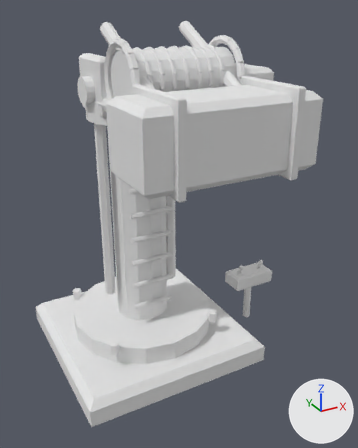
What one commit did to the FBX model Assets/Resources/City/Port/CraneBase.fbx.
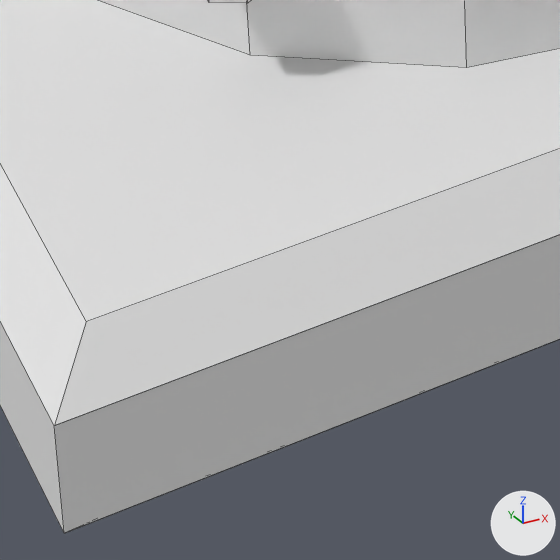
The first picture shows the older version from a 50 mm camera at (-2.65, -5.99, 4.94) aimed at (0.34, -0.55, 2.22). The close-ups show the older and then the newer version on the part from 23% to 44% of the width and 79% to 96% of the height of that picture. Only the edits that show in the close-ups are written down. Lighting does not change. The marker at lower right points along +X, +Y and +Z. The close-ups show mesh edges as thin lines. Where no turn or scale is listed for an object, it has been applied to the vertices. Vertices at exactly the same position are counted once.

The older version as bpy lines, for what is in view:
```python
me_cranebasevisible__concretewall = bpy.data.meshes.new('CraneBaseVisible__ConcreteWall')
me_cranebasevisible__concretewall.from_pydata([(-1.35, -1.35, 0.1), (1.35, -1.35, 0.1), (1.35, -1.35, 0.34), (-1.35, -1.35, 0.34), (1.35, 1.35, 0.1), (1.35, 1.35, 0.34), (-1.35, 1.35, 0.1), (-1.35, 1.35, 0.34)], [], [(0, 1, 2, 3), (1, 4, 5, 2), (4, 6, 7, 5), (6, 0, 3, 7)])
me_cranebasevisible__concretewall.materials.append(mat_portvertexpaint)  # white #e7e7e7
me_cranebasevisible__plain = bpy.data.meshes.new('CraneBaseVisible__Plain')
me_cranebasevisible__plain.from_pydata(...)  # a 6-sided cylinder along z spanning x -0.84..-0.72, y -0.85..-0.71, z 0.65..0.8; a 6-sided cylinder along z spanning x -0.84..-0.72, y 0.71..0.85, z 0.65..0.8; a 6-sided cylinder along z spanning x 0.72..0.84, y -0.85..-0.71, z 0.65..0.8; a 6-sided cylinder along z spanning x 0.72..0.84, y 0.71..0.85, z 0.65..0.8
me_cranebasevisible__plain.materials.append(mat_portvertexpaint)  # white #e7e7e7
me_cranebasevisible__steeldark = bpy.data.meshes.new('CraneBaseVisible__SteelDark')
me_cranebasevisible__steeldark.from_pydata(...)  # 404 vertices, 266 faces; spans x -1.05..2.16, y -1.05..1.05, z 0.0..3.72
me_cranebasevisible__steeldark.materials.append(mat_portvertexpaint)  # white #e7e7e7
ob_cranebasevisible__concretewall = bpy.data.objects.new('CraneBaseVisible__ConcreteWall', me_cranebasevisible__concretewall)
ob_cranebasevisible__concretewall.location = (0.0, 0.0, 0.0)
ob_cranebasevisible__plain = bpy.data.objects.new('CraneBaseVisible__Plain', me_cranebasevisible__plain)
ob_cranebasevisible__plain.location = (0.0, 0.0, 0.0)
ob_cranebasevisible__steeldark = bpy.data.objects.new('CraneBaseVisible__SteelDark', me_cranebasevisible__steeldark)
ob_cranebasevisible__steeldark.location = (0.0, 0.0, 0.0)
# also in view: 'CraneBaseVisible__Concrete' at (0.0, 0.0, 0.22)
```
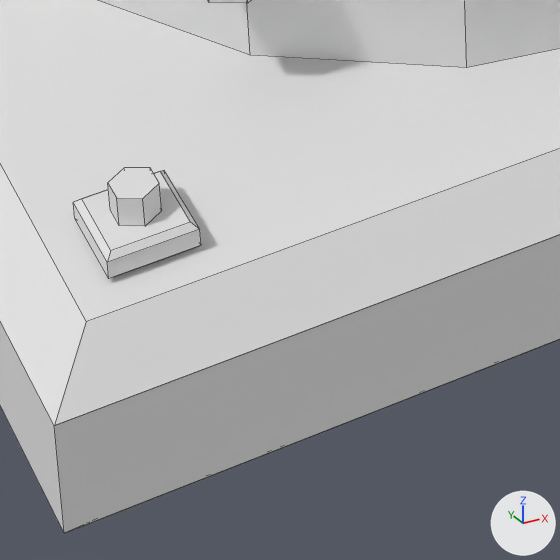
Where the change shows, as pixel boxes (x1, y1, x2, y2) in the close-ups (560 x 560 px):
'CraneBaseVisible__SteelDark', reshaped
    before: (99, 0, 560, 68)
    after: (73, 0, 560, 279)
'CraneBaseVisible__Plain', reshaped
    before: (208, 0, 251, 3)
    after: (108, 0, 251, 226)
part 1 of me_cranebasevisible__steeldark, added
    after: (73, 171, 201, 279)
part 2 of me_cranebasevisible__plain, added
    after: (108, 168, 161, 226)

The change, as a diff of the scene's bpy script:
```diff
--- a/Assets/Resources/City/Port/CraneBase.fbx.py
+++ b/Assets/Resources/City/Port/CraneBase.fbx.py
@@ me_cranebasevisible__steeldark @@
 # used by ob_cranebasevisible__steeldark; location = (0.0, 0.0, 0.0)
-me_cranebasevisible__steeldark.from_pydata(...)  # 404 vertices, 266 faces; spans x -1.05..2.16, y -1.05..1.05, z 0.0..3.72
+me_cranebasevisible__steeldark.from_pydata(...)  # 468 vertices, 322 faces; spans x -1.18..2.16, y -1.18..1.19, z 0.0..3.72
+# me_cranebasevisible__steeldark part 1: a new loose piece of 16 vertices spanning x -1.18..-1.01, y -1.18..-1.01, z 0.44..0.5, in mat_portvertexpaint (white #e7e7e7)
+# other edits to the shape of me_cranebasevisible__steeldark do not show in these pictures
 me_cranebasevisible__steeldark.materials.append(mat_portvertexpaint)
@@ me_cranebasevisible__plain @@
 # used by ob_cranebasevisible__plain; location = (0.0, 0.0, 0.0)
-me_cranebasevisible__plain.from_pydata(...)  # 48 vertices, 32 faces; spans x -0.84..0.84, y -0.85..0.85, z 0.65..0.8
+me_cranebasevisible__plain.from_pydata(...)  # 96 vertices, 64 faces; spans x -1.14..1.14, y -1.14..1.15, z 0.5..0.8
+# me_cranebasevisible__plain part 2: a new loose piece, a 6-sided cylinder along z spanning x -1.139..-1.061, y -1.145..-1.055, z 0.5..0.56, in mat_portvertexpaint (white #e7e7e7)
+# other edits to the shape of me_cranebasevisible__plain do not show in these pictures
 me_cranebasevisible__plain.materials.append(mat_portvertexpaint)
```
